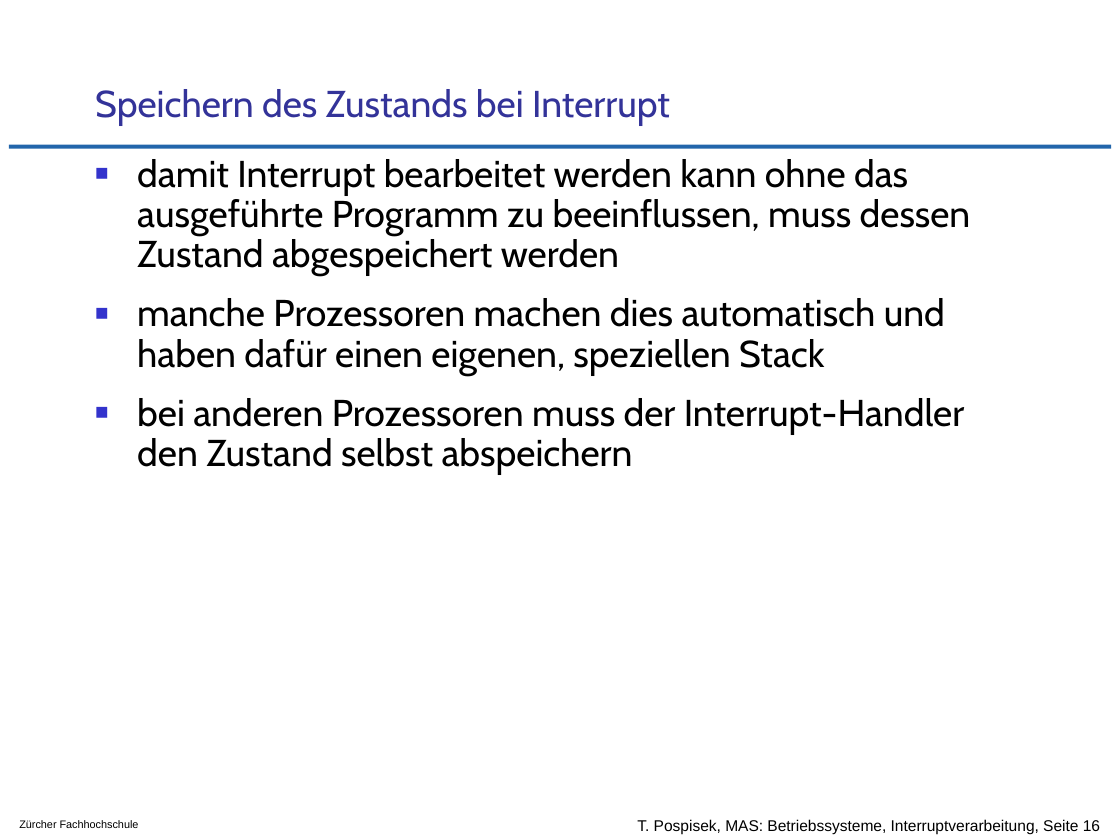
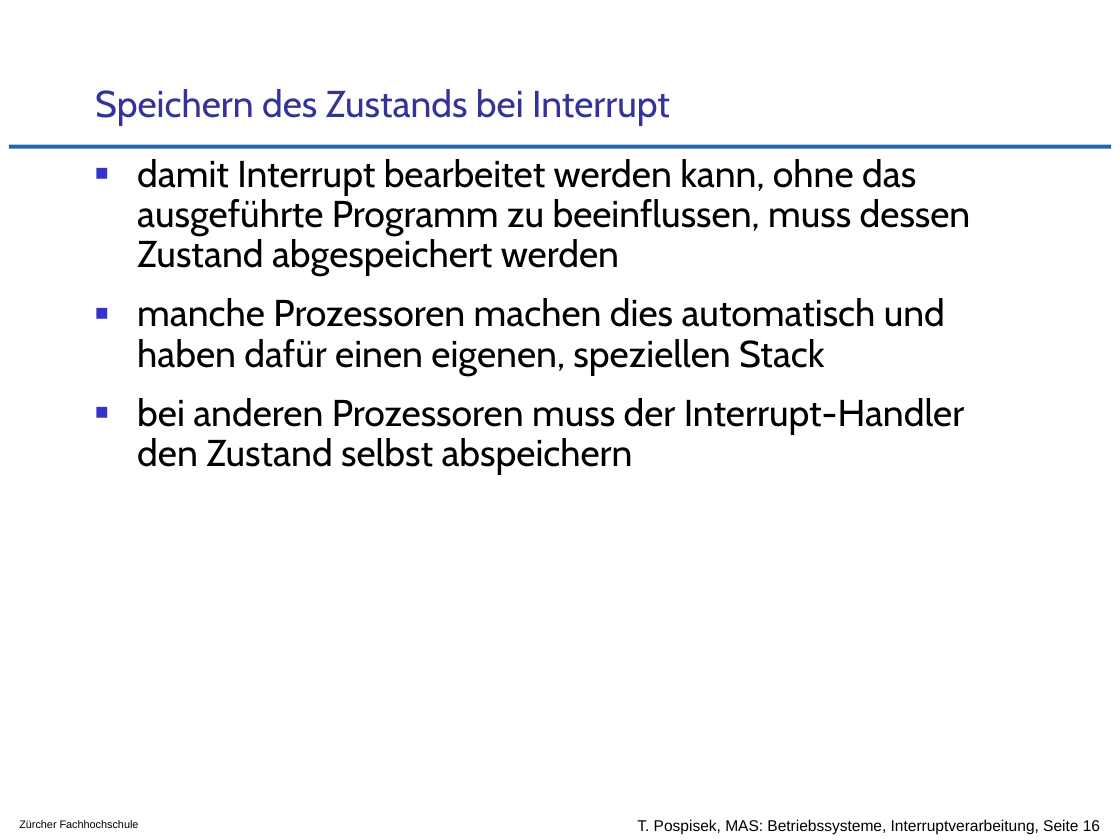
Before and after one commit to tpo/betriebssysteme, a slide deck: slide 16 of 04-3_Interruptverarbeitung_in_Betriebssystemen.odp. Drawn at 1120x840 pixels with LibreOffice and Linux fonts; fonts in the diff are those of the drawing; background and template pictures are left out. Boxes give left, top, right and bottom in pixels: in the first picture for what was removed or moved away, otherwise in the second. Text is boxed around its words. In the diff, an @@ line names an element or a change of style, - is before the commit and + after.

```diff
--- a/04-3_Interruptverarbeitung_in_Betriebssystemen.odp
+++ b/04-3_Interruptverarbeitung_in_Betriebssystemen.odp
@@ text at bbox=[137, 159, 971, 276]: text changed @@
-■ damit Interrupt bearbeitet werden kann ohne das ausgeführte Programm zu beeinflussen, muss dessen Zustand abgespeichert werden
+■ damit Interrupt bearbeitet werden kann, ohne das ausgeführte Programm zu beeinflussen, muss dessen Zustand abgespeichert werden
```
Also in this commit, not shown: 4 other slides changed.
